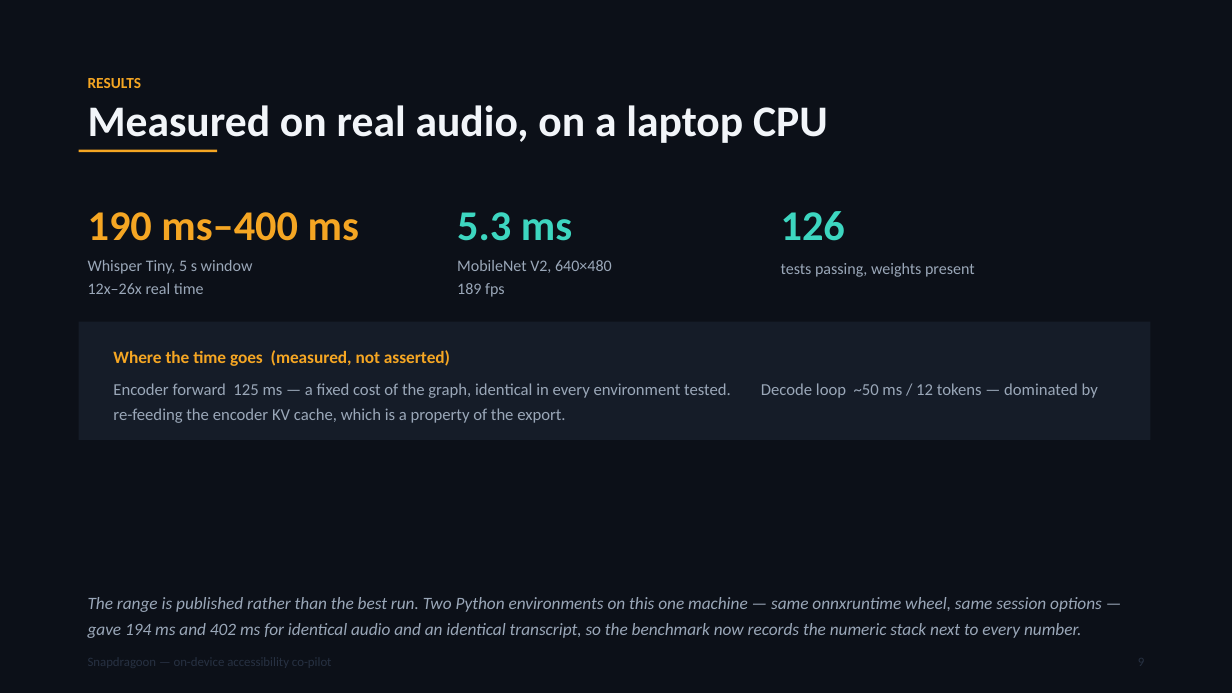
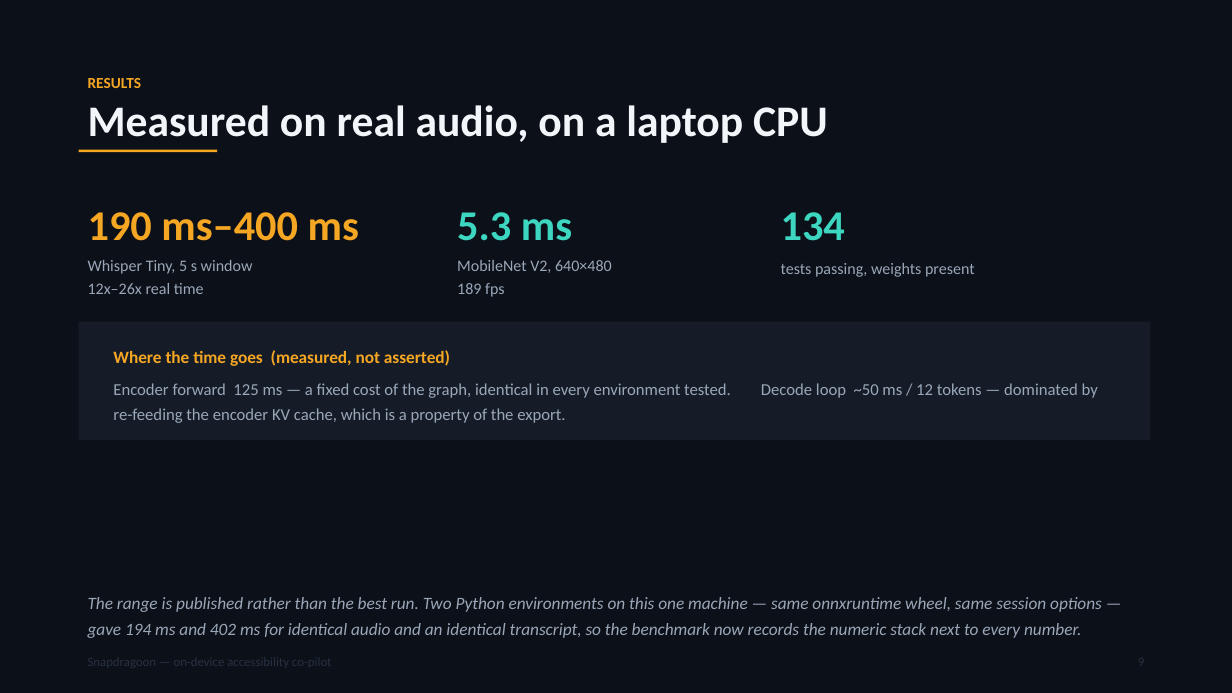
Before and after one commit to challalokesh08/snapdragoon, a slide deck: slide 9 of docs/Snapdragoon-deck.pptx. Drawn at 1232x693 pixels with LibreOffice and Linux fonts; fonts in the diff are those of the drawing. Boxes give left, top, right and bottom in pixels: in the first picture for what was removed or moved away, otherwise in the second. Text is boxed around its words. In the diff, an @@ line names an element or a change of style, - is before the commit and + after.

```diff
--- a/docs/Snapdragoon-deck.pptx
+++ b/docs/Snapdragoon-deck.pptx
@@ text at <box>781,212,845,241</box>: text changed @@
-126
+134
```
Also in this commit, not shown: 12 other files.
